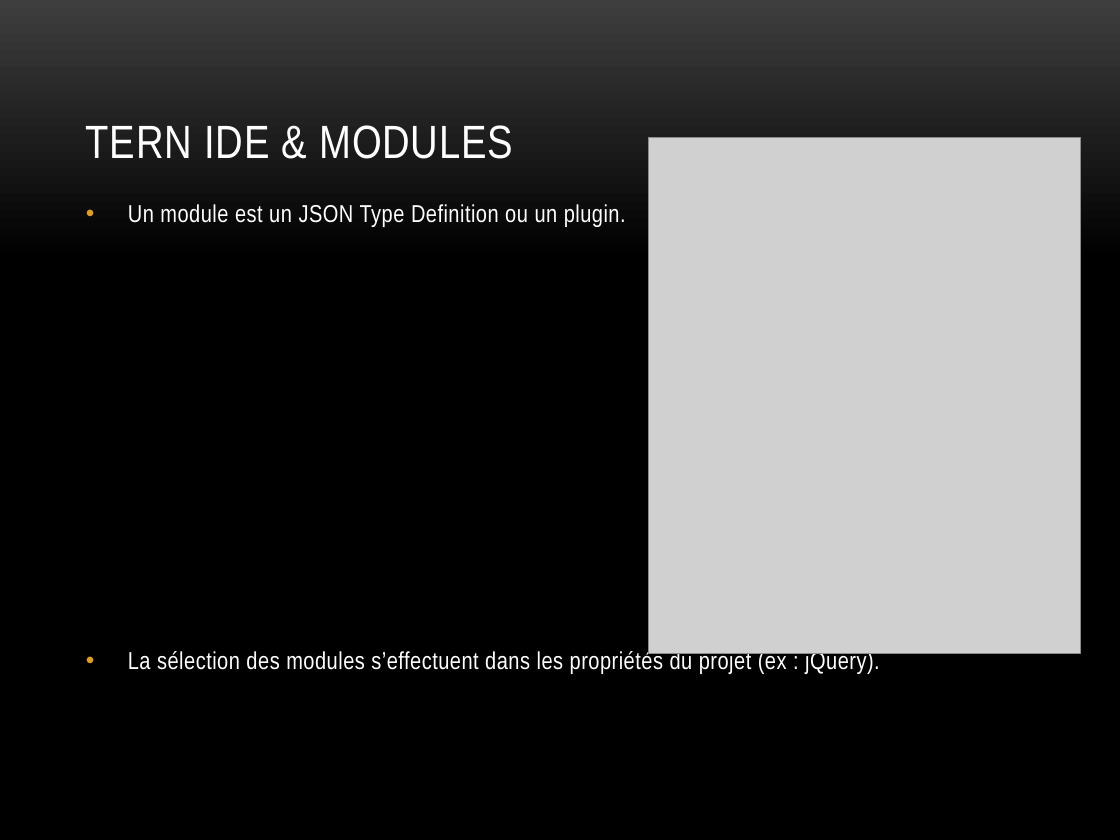
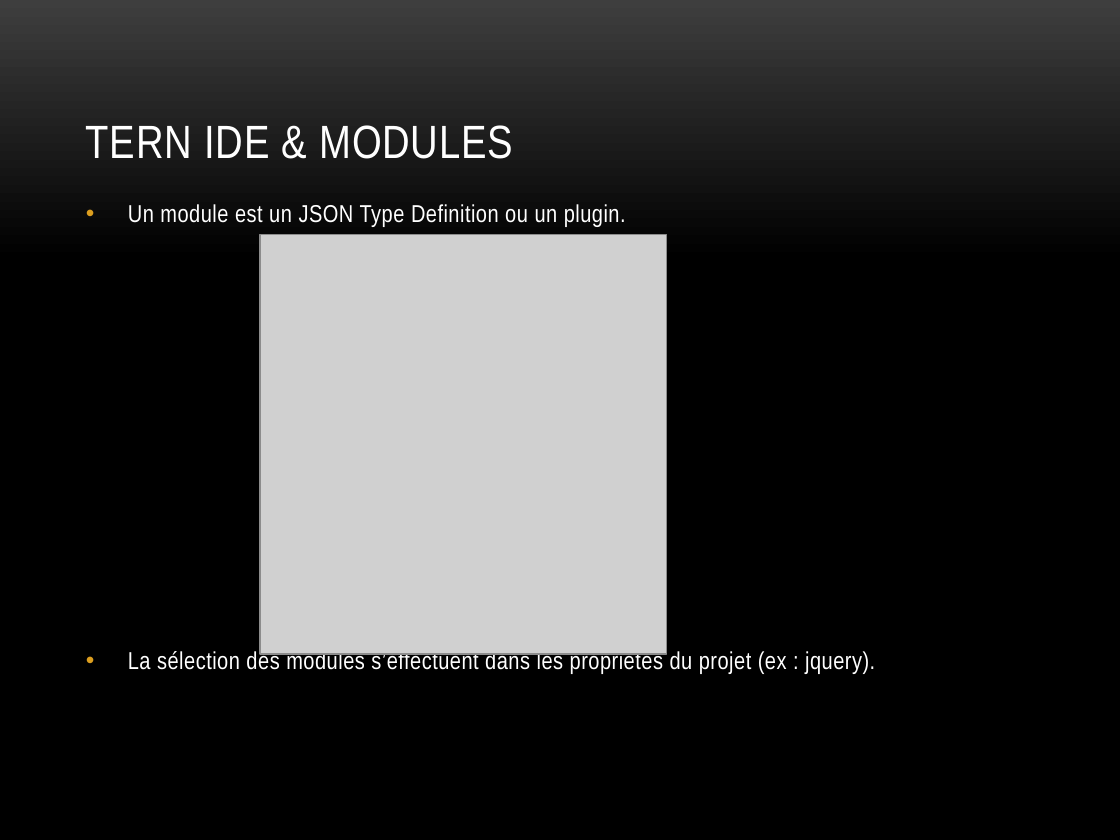
Before and after one commit to angelozerr/tern.java, a slide deck: slide 19 of docs/tern.java_fr.pptx. Drawn at 1120x840 pixels with LibreOffice and Linux fonts; fonts in the diff are those of the drawing; grey boxes stand for pictures; background and template pictures are left out. Boxes give left, top, right and bottom in pixels: in the first picture for what was removed or moved away, otherwise in the second. Text is boxed around its words. In the diff, an @@ line names an element or a change of style, - is before the commit and + after.

Commit message:
Explain node.js tern server.

```diff
--- a/docs/tern.java_fr.pptx
+++ b/docs/tern.java_fr.pptx
@@ picture removed at (x1=648, y1=138, x2=1081, y2=653) @@
@@ picture added at (x1=260, y1=235, x2=666, y2=654) @@
@@ text at (x1=128, y1=649, x2=875, y2=674): text changed @@
-  • La sélection des modules s’effectuent dans les propriétés du projet (ex : jQuery).
+  • La sélection des modules s’effectuent dans les propriétés du projet (ex : jquery).
```
Also in this commit, not shown: 12 other slides changed, 5 slides added, 5 slides removed.
